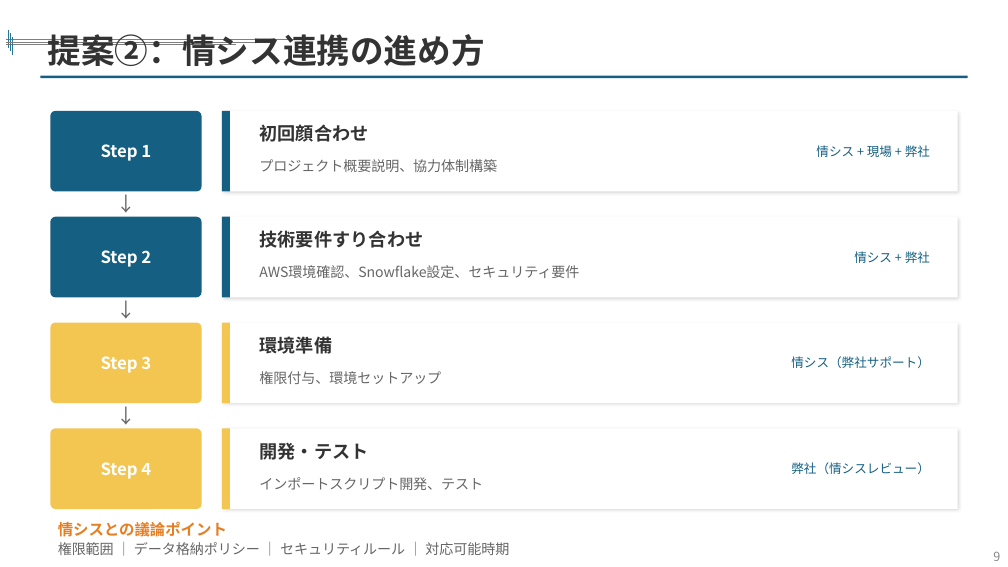
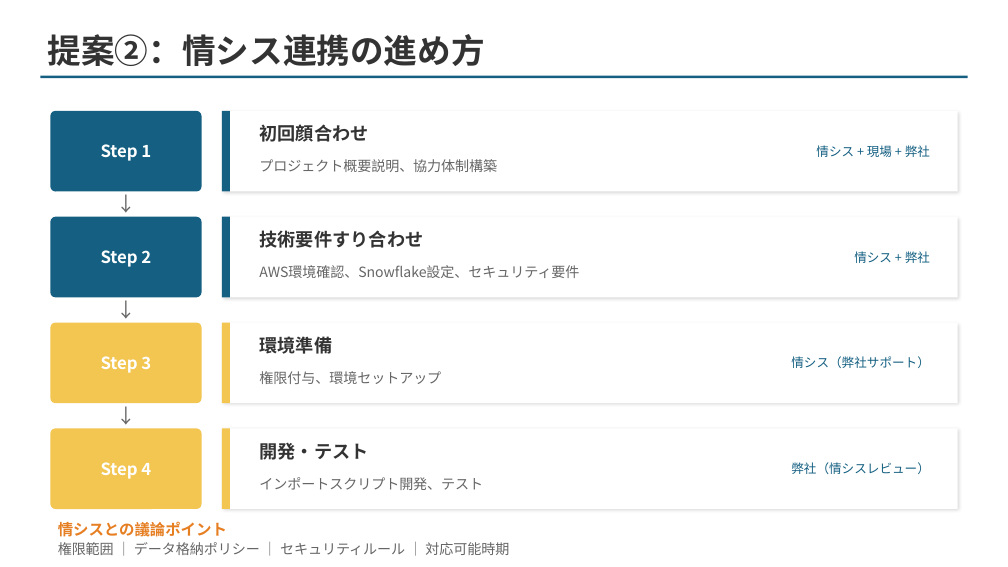
Before and after one commit to ttygtdgs/obsidian-ttygtd, a slide deck: slide 10 of 05_Output/Projects/@Active/Kyoritsu-Seiyaku-DX/02-materials/共立製薬-統合提案-スコアシートDX+データ基盤_NTTDXPN.pptx. Drawn at 1008x567 pixels with LibreOffice and Linux fonts; fonts in the diff are those of the drawing; background and template pictures are left out. Boxes give left, top, right and bottom in pixels: in the first picture for what was removed or moved away, otherwise in the second. Text is boxed around its words. In the diff, an @@ line names an element or a change of style, - is before the commit and + after.

```diff
--- a/05_Output/Projects/@Active/Kyoritsu-Seiyaku-DX/02-materials/共立製薬-統合提案-スコアシートDX+データ基盤_NTTDXPN.pptx
+++ b/05_Output/Projects/@Active/Kyoritsu-Seiyaku-DX/02-materials/共立製薬-統合提案-スコアシートDX+データ基盤_NTTDXPN.pptx
@@ line removed from (6, 40) to (313, 40) @@
@@ line removed from (6, 45) to (237, 45) @@
@@ line removed from (6, 42) to (273, 42) @@
@@ line removed from (8, 48) to (8, 30) @@
@@ line removed from (11, 51) to (11, 33) @@
@@ line removed from (13, 54) to (13, 37) @@
@@ page number removed at <box>993,552,1000,561</box> @@
-9
```
Also in this commit, not shown: 12 other slides changed, 1 other file.
